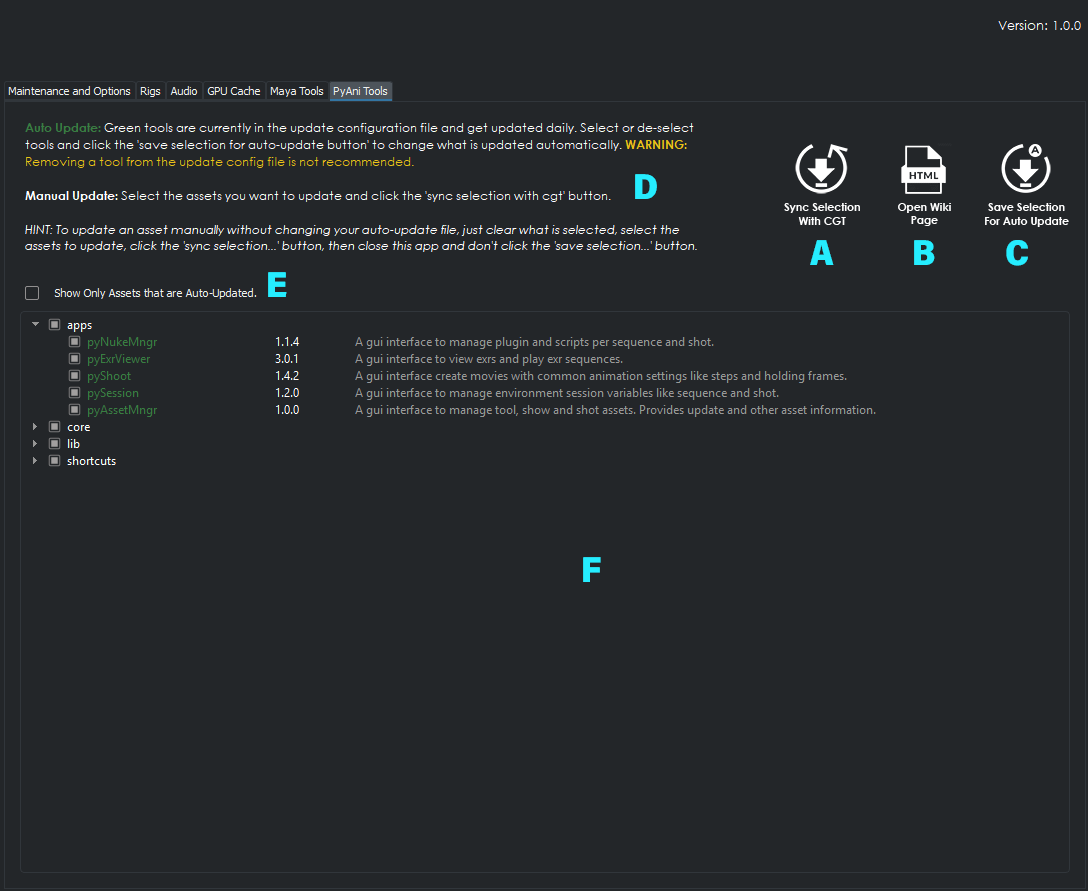
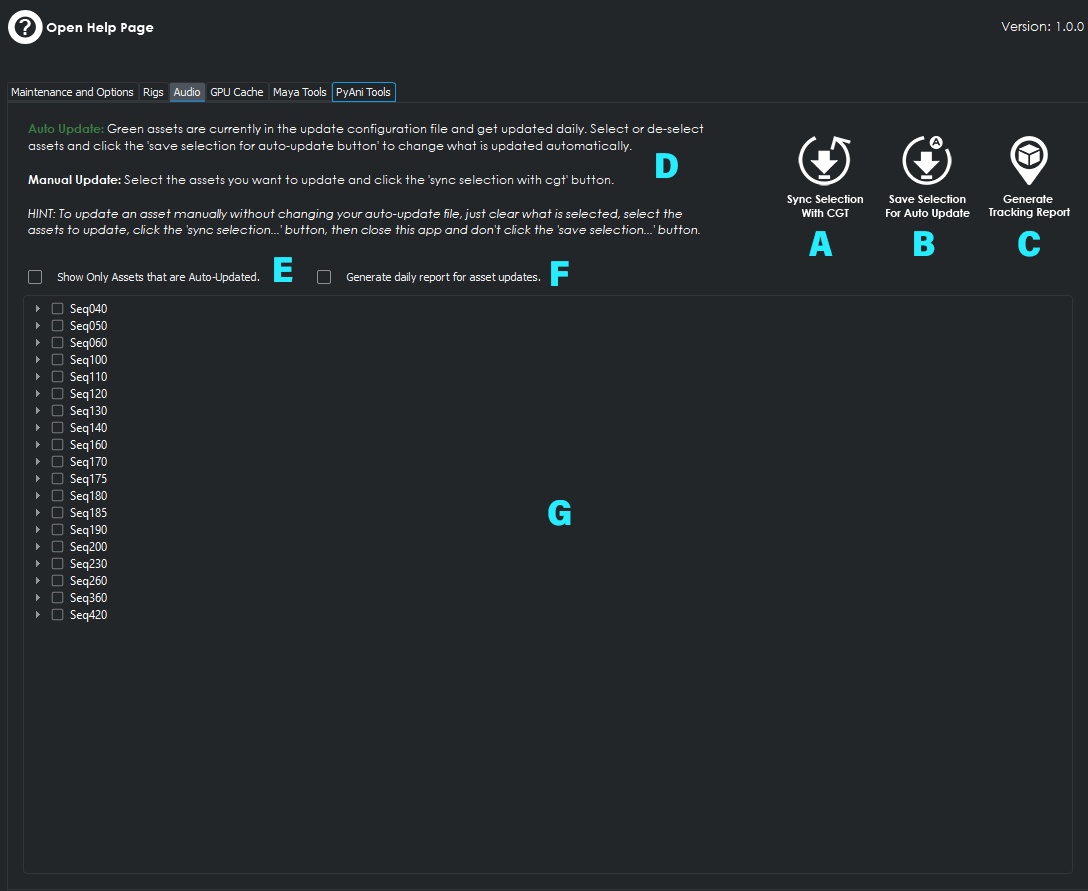
Layers edited between the first and the second w=1088, h=891 image:
hid group "tool assets" (8 layers) over (4, 10, 1088, 890)
showed group "show / shot assets" (18 layers) over (4, 10, 1088, 890)
added group "audio" with 8 layers in group "show / shot assets" over (4, 10, 1088, 890)
added layer "F" (2nd of 3, in "show / shot assets" › "audio") in group "audio" over (551, 261, 569, 286)
added layer "G" in group "audio" over (548, 500, 571, 526)
added layer "E" (2nd of 4, in "show / shot assets" › "audio") in group "audio" over (274, 257, 293, 282)
added layer "D" (2nd of 4, in "show / shot assets" › "audio") in group "audio" over (656, 153, 678, 178)
added layer "C" (2nd of 4, in "show / shot assets" › "audio") in group "audio" over (1018, 231, 1040, 257)
added layer "B copy" in group "audio" over (914, 231, 935, 256)
added layer "A copy" in group "audio" over (809, 231, 833, 256)
added layer "Layer 7" in group "audio" over (4, 10, 1088, 890)
